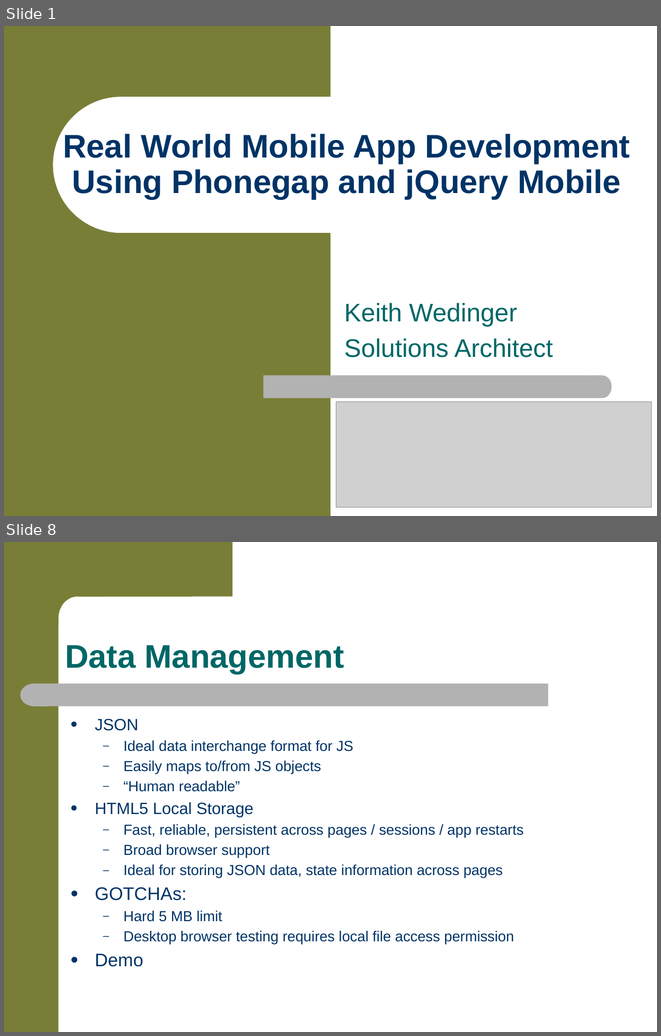
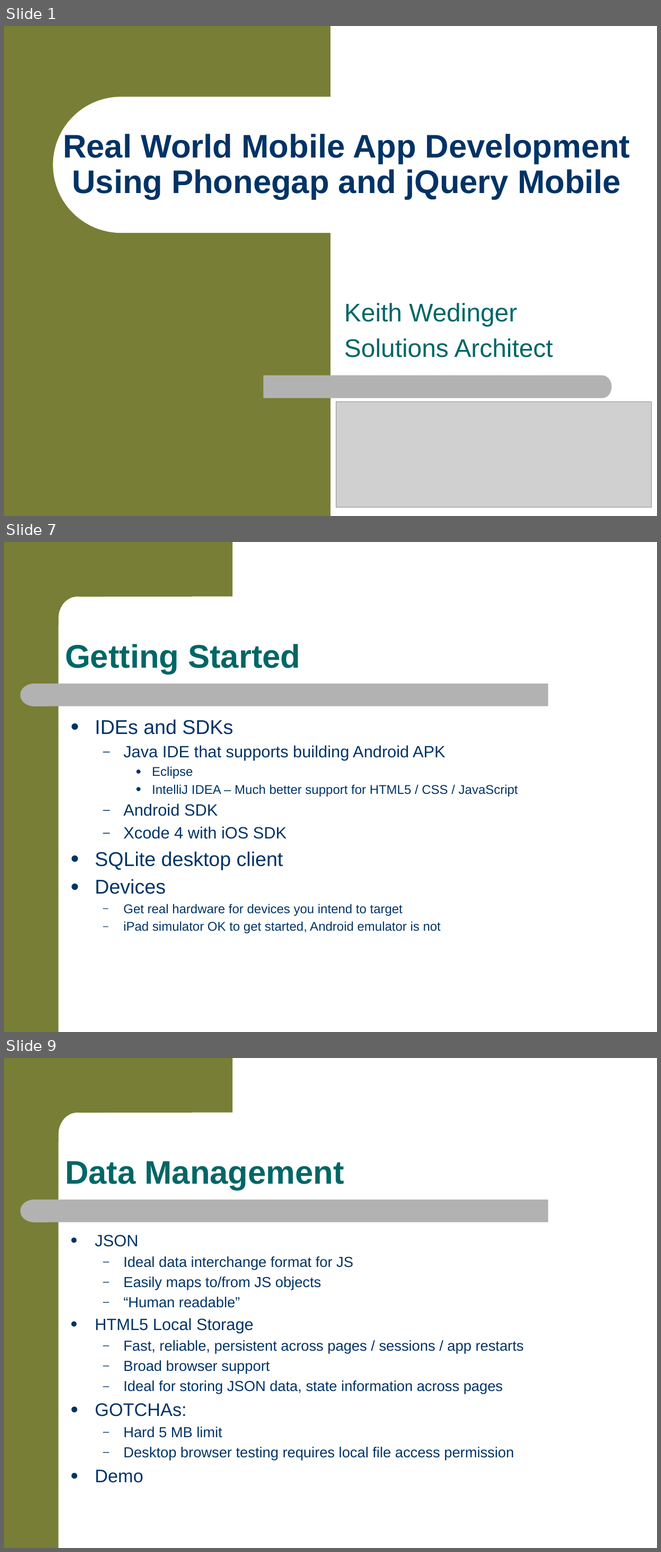
Before and after one commit to jkwuc89/RealPhonegapApp, a slide deck: RealWorldMobileAppDevelopment.pptx. Shown one above the other, each under a label of ours: slides 1 and 8 before the commit, slides 1, 7 and 9 after it; the slides between them are not shown. The pictures are 661x1036 and 661x1552 pixels, drawn with LibreOffice and Linux fonts; fonts in the diff are those of the drawing; grey boxes stand for pictures; background and template pictures are left out. Boxes give left, top, right and bottom in pixels: in the first picture for what was removed or moved away, otherwise in the second. Text is boxed around its words. In the diff, an @@ line names an element or a change of style, - is before the commit and + after.

```diff
--- a/RealWorldMobileAppDevelopment.pptx
+++ b/RealWorldMobileAppDevelopment.pptx
@@ slide 7 added at (x1=4, y1=542, x2=657, y2=1032), background #FFFFFF; not listed: 4 template elements that a slide beside it also shows @@
@@ title added at (x1=65, y1=644, x2=300, y2=673), 36 pt, text #006666, bold @@
+Getting Started
@@ text added at (x1=95, y1=719, x2=518, y2=933), 14 pt, text #003366 @@
+● IDEs and SDKs
+  – Java IDE that supports building Android APK
+    ● Eclipse
+    ● IntelliJ IDEA – Much better support for HTML5 / CSS / JavaScript
+  – Android SDK
+  – Xcode 4 with iOS SDK
+● SQLite desktop client
+● Devices
+  – Get real hardware for devices you intend to target
+  – iPad simulator OK to get started, Android emulator is not
@@ what was slide 8 is now slide 9 @@
```
Also in this commit, not shown: 12 slides changed, 3 other slides added.
